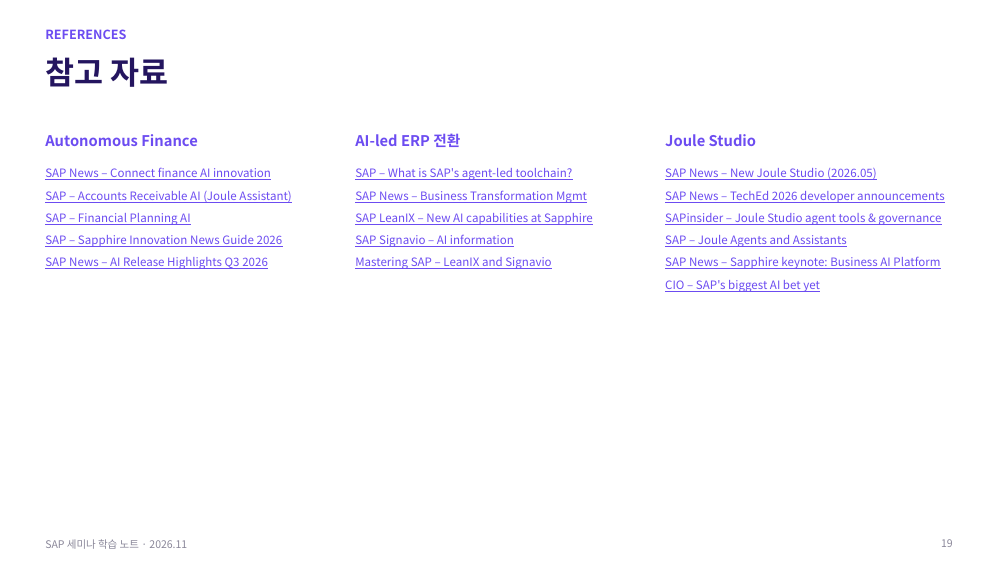
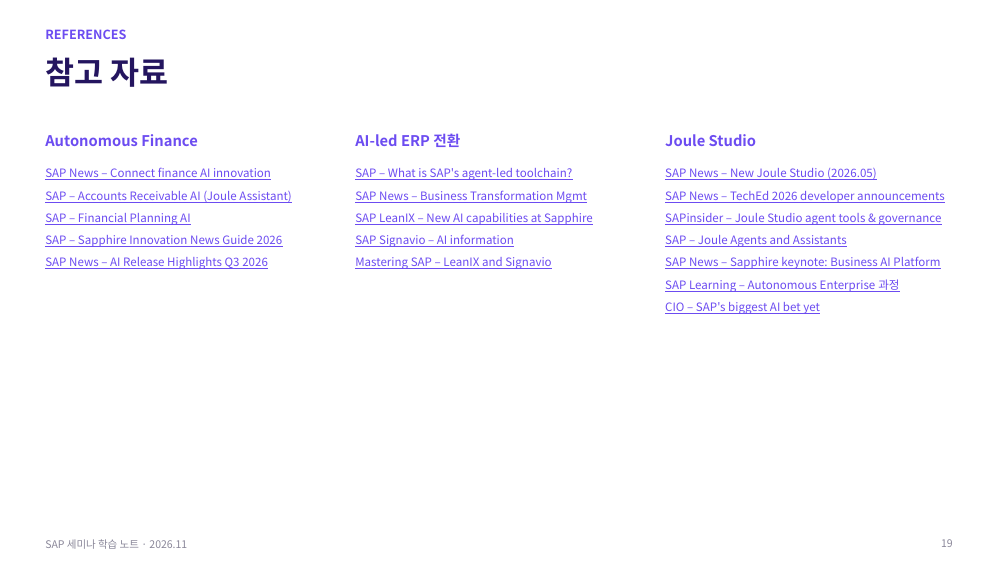
Before and after one commit to qhsghks9/qhsghks, a slide deck: slide 19 of SAP_Seminar_Notes.pptx. Drawn at 1008x567 pixels with LibreOffice and Linux fonts; fonts in the diff are those of the drawing. Boxes give left, top, right and bottom in pixels: in the first picture for what was removed or moved away, otherwise in the second. Text is boxed around its words. In the diff, an @@ line names an element or a change of style, - is before the commit and + after.

```diff
--- a/SAP_Seminar_Notes.pptx
+++ b/SAP_Seminar_Notes.pptx
@@ text at <box>665,279,899,292</box>: paragraph added @@
+SAP Learning – Autonomous Enterprise 과정
```
Also in this commit, not shown: 1 other slide changed.
